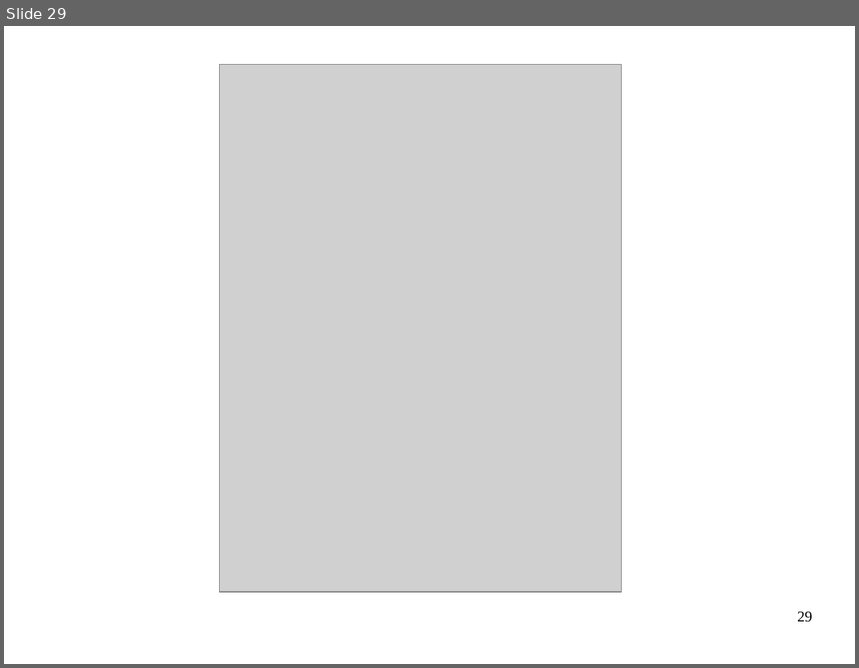
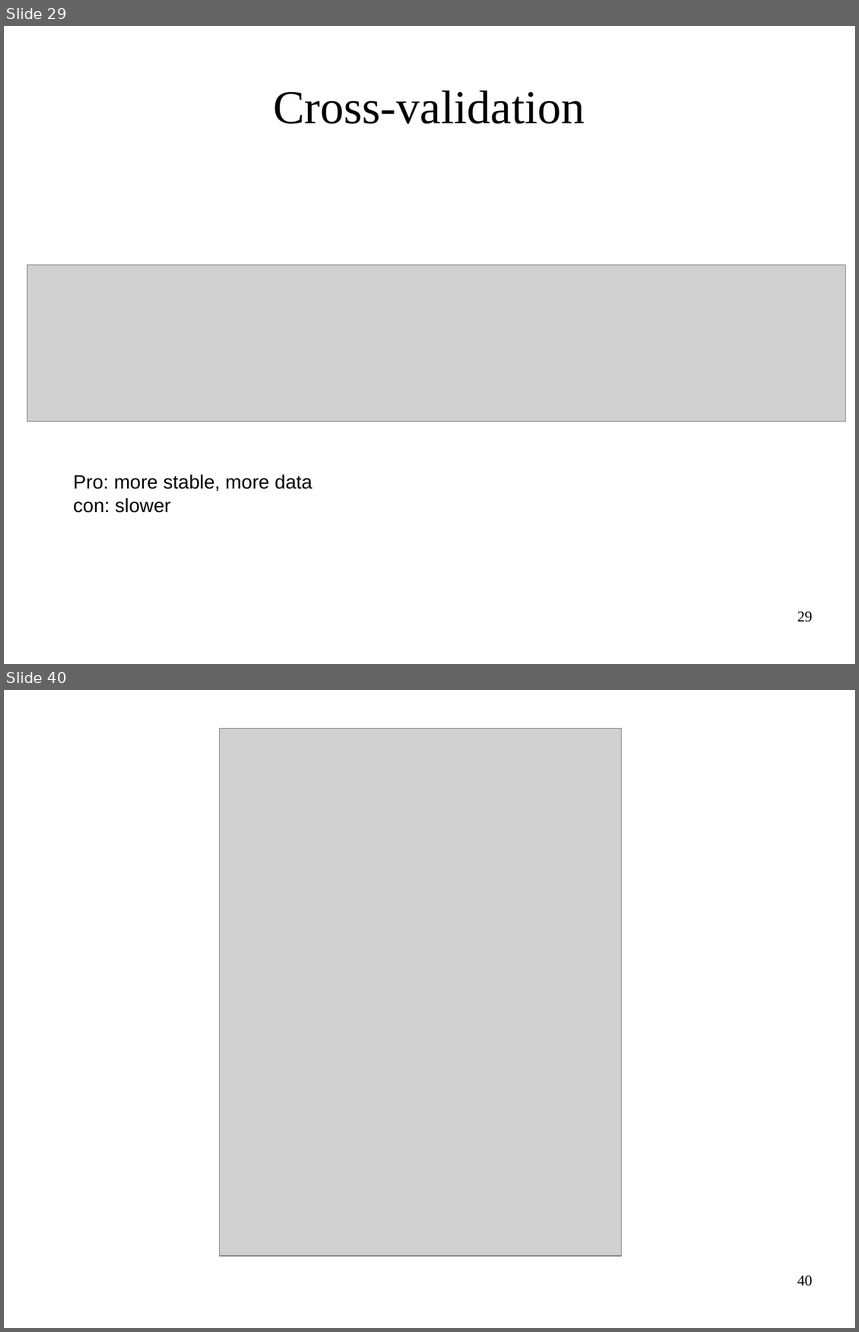
Before and after one commit to amueller/ml-workshop-1-of-4, a slide deck: intro-to-machine-learning-odsc-masterclass-2017.odp. Shown one above the other, each under a label of ours: slide 29 before the commit, slides 29 and 40 after it; the slides between them are not shown. The pictures are 859x668 and 859x1332 pixels, drawn with LibreOffice and Linux fonts; fonts in the diff are those of the drawing; grey boxes stand for pictures. Boxes give left, top, right and bottom in pixels: in the first picture for what was removed or moved away, otherwise in the second. Text is boxed around its words. In the diff, an @@ line names an element or a change of style, - is before the commit and + after.

```diff
--- a/intro-to-machine-learning-odsc-masterclass-2017.odp
+++ b/intro-to-machine-learning-odsc-masterclass-2017.odp
@@ slide 29 added at (x1=4, y1=26, x2=855, y2=664), background #FFFFFF @@
@@ title added at (x1=274, y1=91, x2=585, y2=124), 44 pt, text #000000 @@
+Cross-validation
@@ picture added at (x1=27, y1=265, x2=846, y2=421) @@
@@ text added at (x1=73, y1=474, x2=312, y2=513), 18 pt, text #000000 @@
+Pro: more stable, more data
+con: slower
@@ page number added at (x1=797, y1=612, x2=813, y2=623), 14 pt, text #000000 @@
+29
@@ what was slide 29 is now slide 40 @@
@@ page number at (x1=797, y1=1276, x2=813, y2=1287): text changed @@
-29
+40
```
Also in this commit, not shown: 17 slides changed, 18 other slides added, 8 slides removed, 1 other file.
